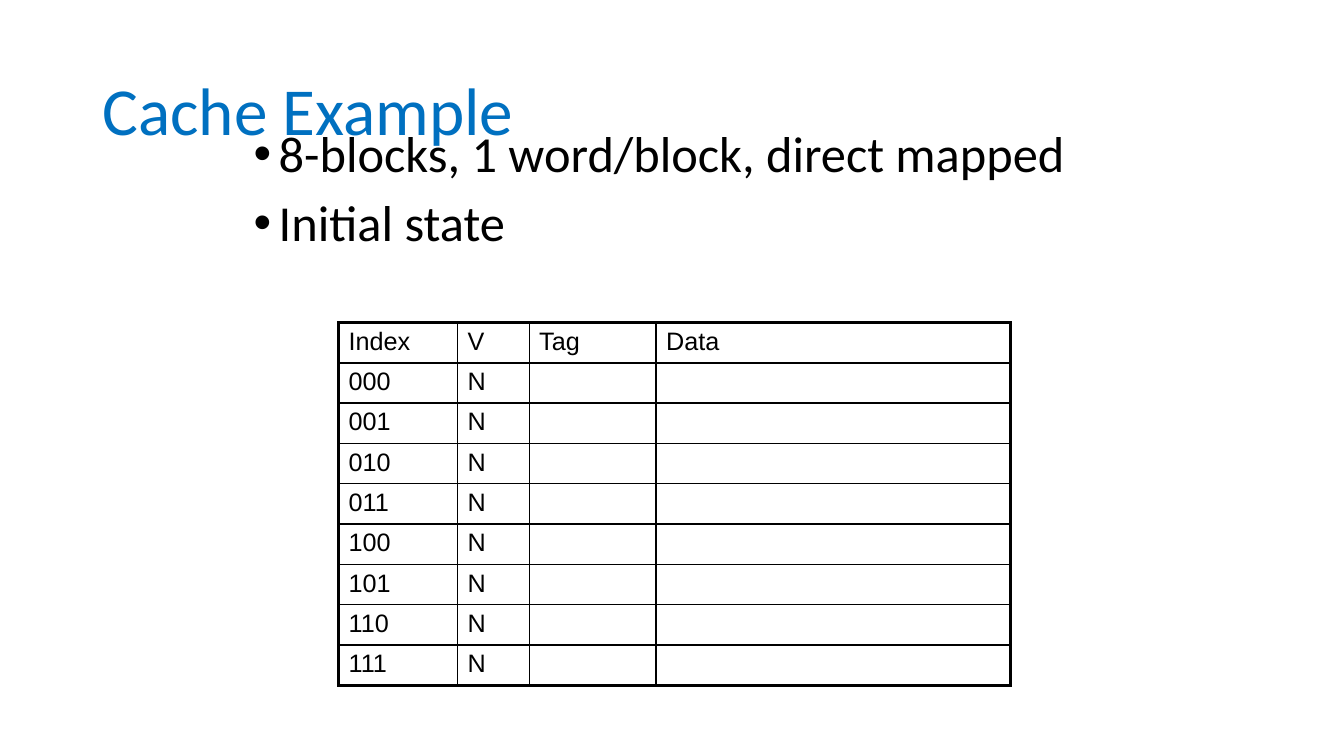
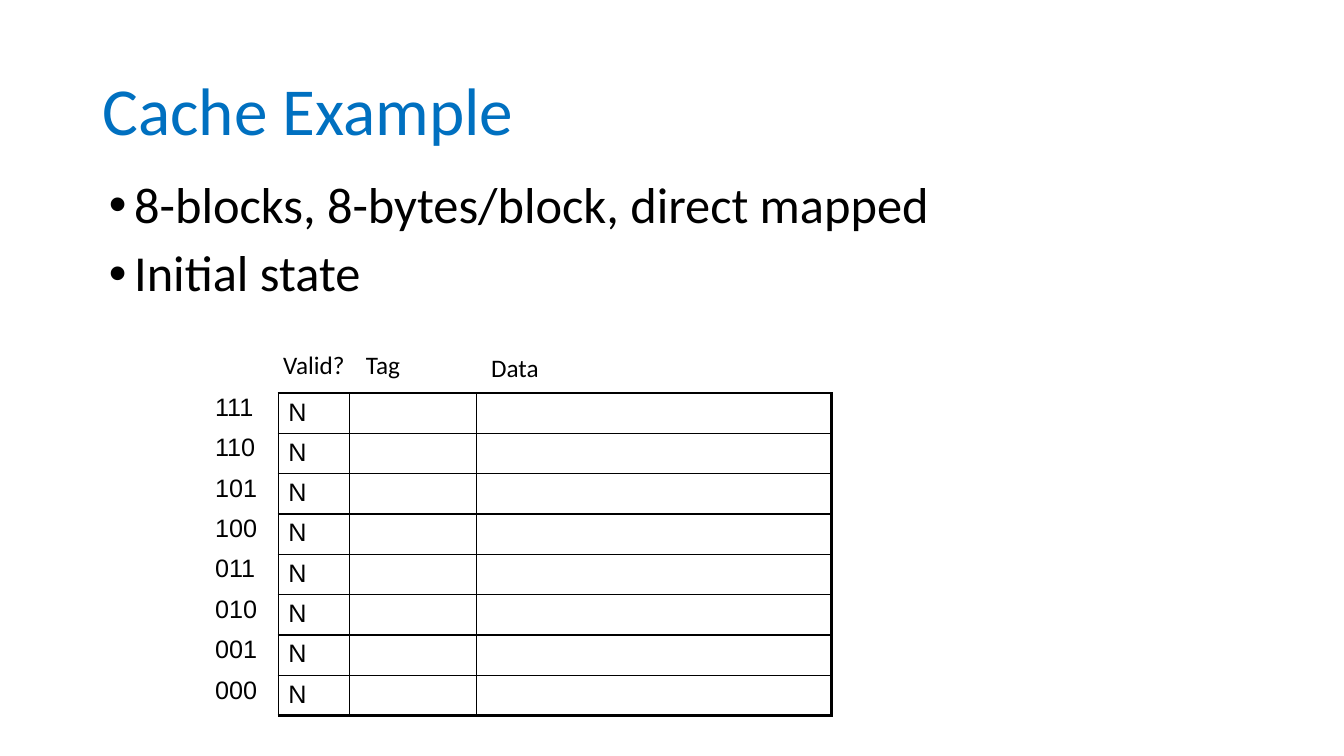
Before and after one commit to NYU-CSO/nyu-cso.github.io, a slide deck: slide 13 of notes/arch-mem.pptx (slide 12 before the commit). Drawn at 1344x756 pixels with LibreOffice and Linux fonts; fonts in the diff are those of the drawing. Boxes give left, top, right and bottom in pixels: in the first picture for what was removed or moved away, otherwise in the second. Text is boxed around its words. In the diff, an @@ line names an element or a change of style, - is before the commit and + after.

```diff
--- a/notes/arch-mem.pptx
+++ b/notes/arch-mem.pptx
@@ text "8-blocks, 8-bytes/block, direct mapped": place and size @@
-text "8-blocks, 8-bytes/block, direct mapped" at [279, 131, 1064, 242]
+text "8-blocks, 8-bytes/block, direct mapped" at [134, 188, 929, 292]
@@ text at [134, 188, 929, 231]: text changed @@
-• 8-blocks, 1 word/block, direct mapped
+• 8-blocks, 8-bytes/block, direct mapped
@@ text added at [283, 356, 344, 375], 18 pt, text #000000 @@
+Valid?
@@ text added at [366, 357, 400, 379], 18 pt, text #000000 @@
+Tag
@@ table added at [205, 389, 273, 712], 8 rows, 1 columns @@
+111
+110
+101
+100
+011
+010
+001
+000
@@ text added at [491, 360, 539, 377], 18 pt, text #000000 @@
+Data
@@ table at [278, 393, 832, 716] @@
-Index | V | Tag | Data
-000 | N |  | 
-001 | N |  | 
-010 | N |  | 
-011 | N |  | 
-100 | N |  | 
-101 | N |  | 
-110 | N |  | 
-111 | N |  | 
+N |  | 
+N |  | 
+N |  | 
+N |  | 
+N |  | 
+N |  | 
+N |  | 
+N |  | 
@@ table: place and size @@
-table at [339, 323, 1011, 686]
+table at [278, 393, 832, 716]
```
Also in this commit, not shown: 21 other slides changed, 4 slides added, 3 slides removed, 1 other file.
